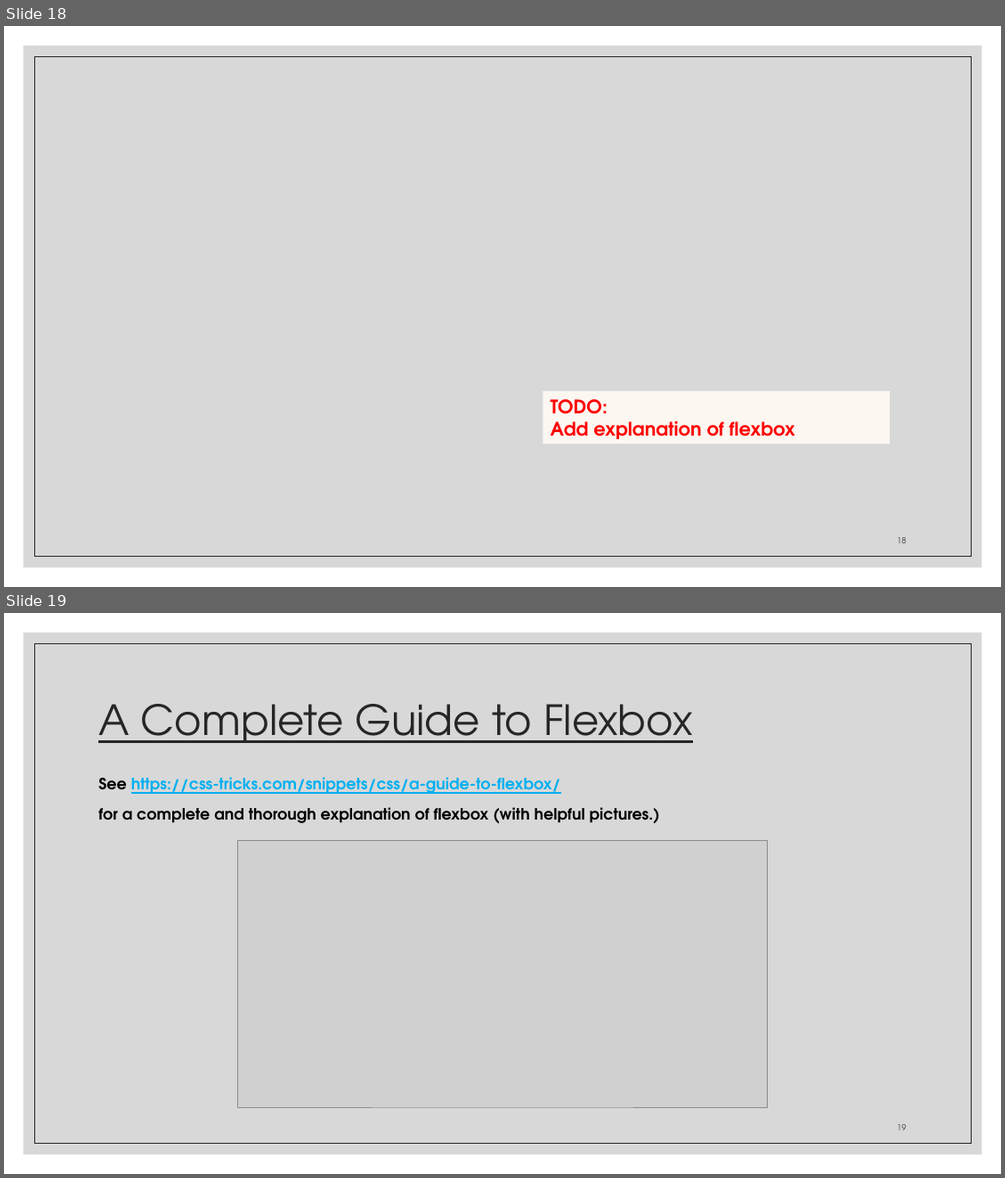
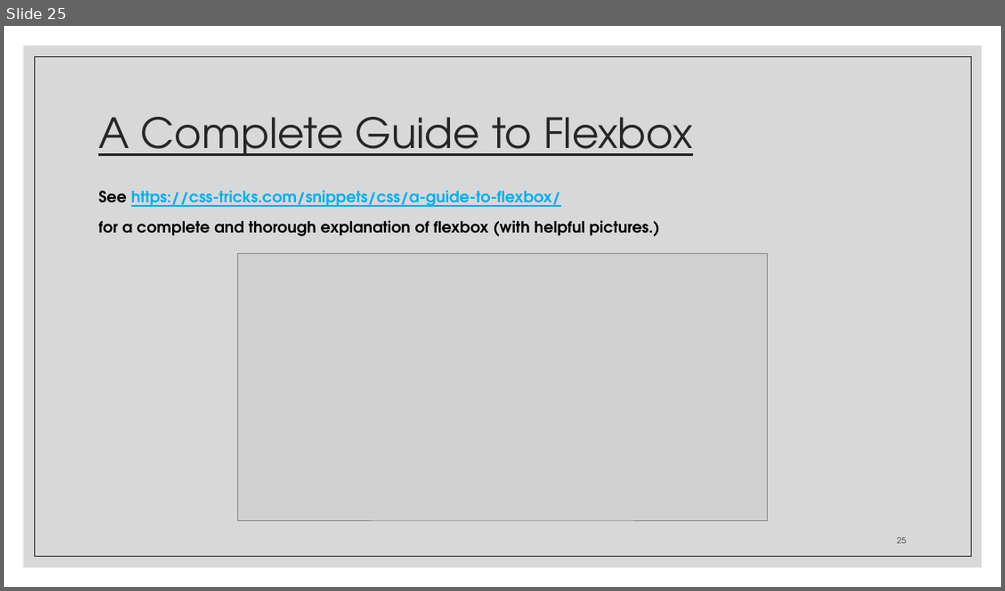
Before and after one commit to zackstotts/base-node-curriculum, a slide deck: unit_00/html_review/03 CSS.pptx. Shown one above the other, each under a label of ours: slides 18 and 19 before the commit, slide 25 after it. The pictures are 1005x1178 and 1005x591 pixels, drawn with LibreOffice and Linux fonts; fonts in the diff are those of the drawing; grey boxes stand for pictures. Boxes give left, top, right and bottom in pixels: in the first picture for what was removed or moved away, otherwise in the second. Text is boxed around its words. In the diff, an @@ line names an element or a change of style, - is before the commit and + after.

Commit message:
Adding some more details about flexbox.

```diff
--- a/unit_00/html_review/03 CSS.pptx
+++ b/unit_00/html_review/03 CSS.pptx
@@ slide 18 removed at bbox=[4, 26, 1001, 587], background #FFFFFF; not listed: 2 template elements that a slide beside it also shows @@
@@ rectangle removed at bbox=[543, 391, 890, 444] @@
-TODO:
-Add explanation of flexbox
@@ page number removed at bbox=[897, 537, 906, 543] @@
-18
@@ what was slide 19 is now slide 25 @@
@@ page number at bbox=[897, 537, 906, 543]: text changed @@
-19
+25
```
Also in this commit, not shown: 7 slides changed, 7 slides added.
